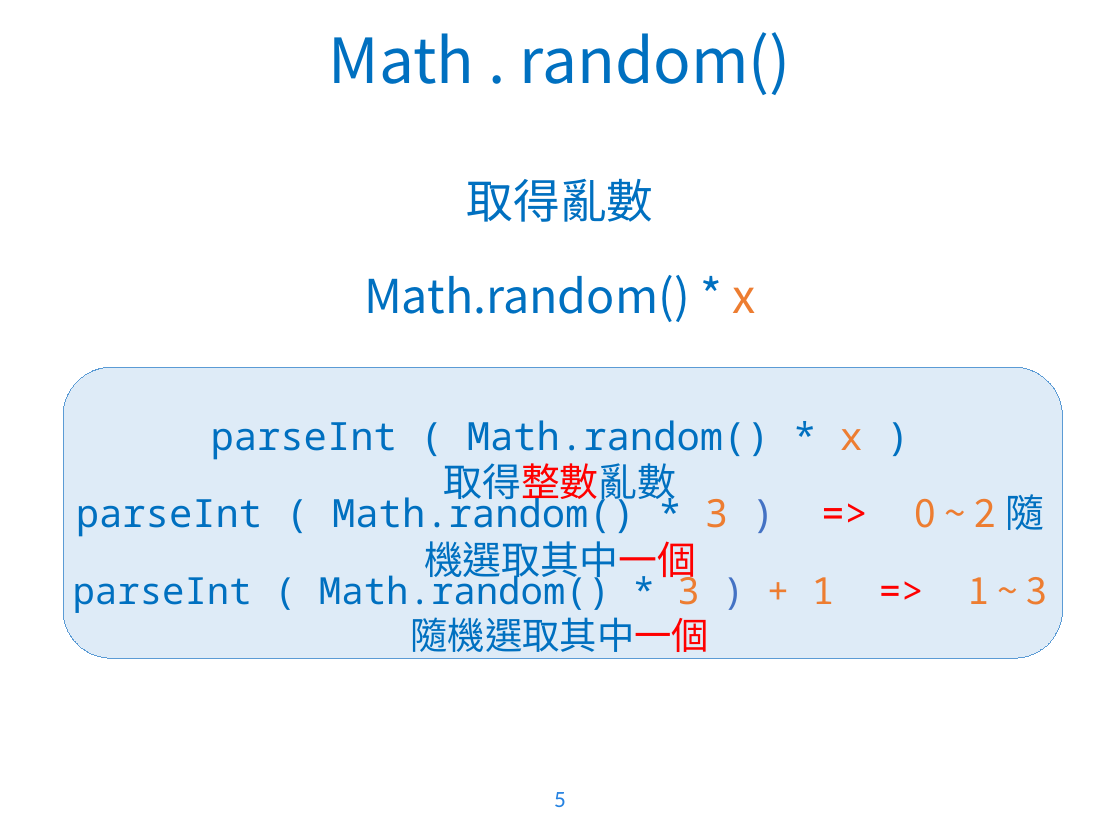
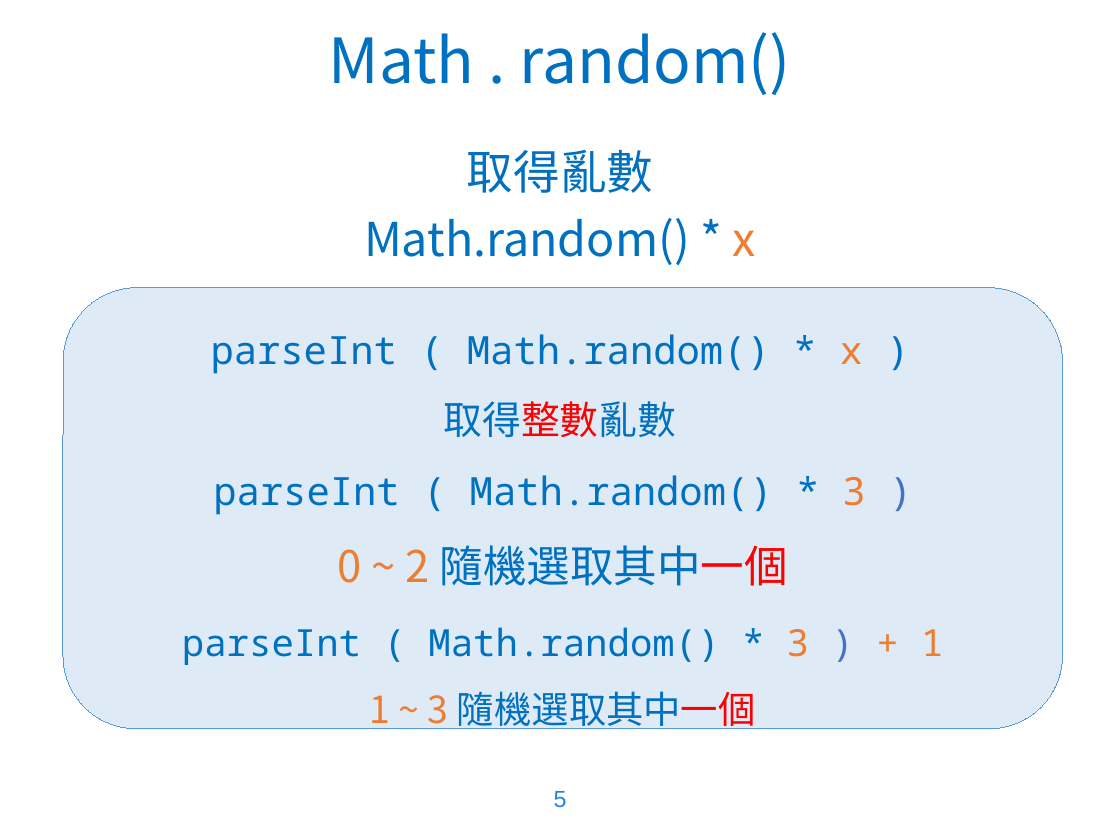
Before and after one commit to WaRTanKE7/WebClubData, a slide deck: slide 5 of 教學簡報/JavaScript - 3.pptx. Drawn at 1120x840 pixels with LibreOffice and Linux fonts; fonts in the diff are those of the drawing; background and template pictures are left out. Boxes give left, top, right and bottom in pixels: in the first picture for what was removed or moved away, otherwise in the second. Text is boxed around its words. In the diff, an @@ line names an element or a change of style, - is before the commit and + after.

```diff
--- a/教學簡報/JavaScript - 3.pptx
+++ b/教學簡報/JavaScript - 3.pptx
@@ text "取得亂數" at [364,149,756,265]: line spacing 1.5 to 1 @@
@@ rounded rectangle: place and size @@
-rounded rectangle at [63,367,1062,659]
+rounded rectangle at [63,288,1062,729]
@@ rounded rectangle at [63,288,1062,729]: proportions changed @@
@@ text "parseInt ( Math.random() * x ...": place and size @@
-text "parseInt ( Math.random() * x ..." at [211,420,863,507]
+text "parseInt ( Math.random() * x ..." at [211,334,863,437]
@@ text "parseInt ( Math.random() * x ..." at [211,334,863,437]: font Noto Sans Mono to Arial in "取得整數亂數"; line spacing 1 to 1.5 @@
@@ text at [213,475,865,586]: text changed @@
-parseInt ( Math.random() * 3 ) => 0 ~ 2 隨機選取其中一個
+parseInt ( Math.random() * 3 )
+0 ~ 2 隨機選取其中一個
@@ text at [182,627,943,729]: text changed @@
-parseInt ( Math.random() * 3 ) + 1 => 1 ~ 3 隨機選取其中一個
+parseInt ( Math.random() * 3 ) + 1
+1 ~ 3 隨機選取其中一個
@@ page number removed at [554,792,566,807] @@
-5
@@ page number added at [554,791,567,807], 15 pt, text #2582E1 @@
+5
```
Also in this commit, not shown: 10 other slides changed, 10 other files.
